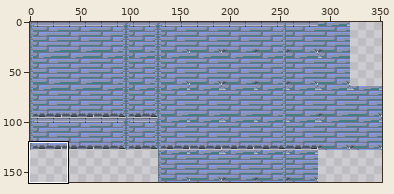
Sprite sheet: dungeon_wall_tiles.png. The first picture is a wide view before the edit; the outline marks the close-up.
Close-up. Earlier state:
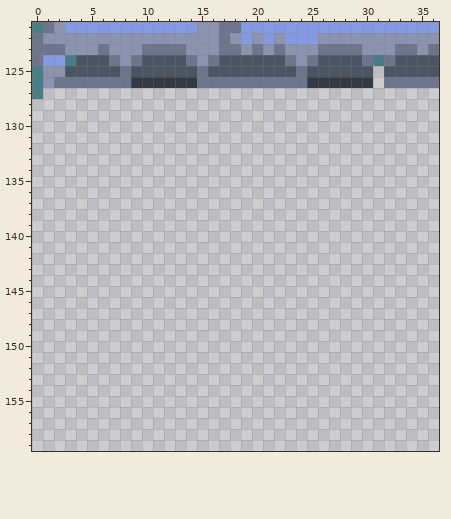
The file is 352x160 pixels. Shown: x 0..36, y 121..159.
After the commit:
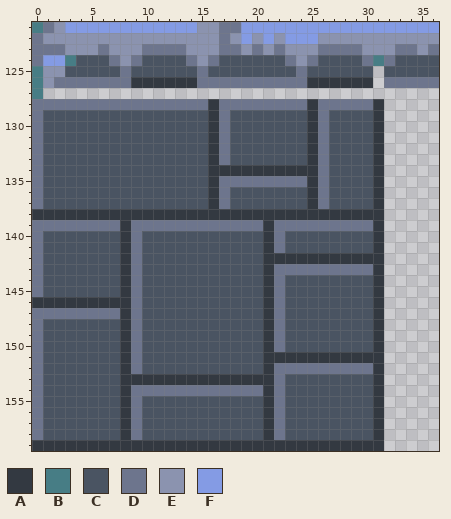
Palette (. is transparent): A #333941  B #477d85  C #4a5462  D #6d758d  E #8b93af  F #849be4
What changed:
@@ x 0..36 @@
 127 B....................................
-128 .....................................
-129 .....................................
-130 .....................................
-131 .....................................
-132 .....................................
-133 .....................................
-134 .....................................
-135 .....................................
-136 .....................................
-137 .....................................
-138 .....................................
-139 .....................................
-140 .....................................
-141 .....................................
-142 .....................................
-143 .....................................
-144 .....................................
-145 .....................................
-146 .....................................
-147 .....................................
-148 .....................................
-149 .....................................
-150 .....................................
-151 .....................................
-152 .....................................
-153 .....................................
-154 .....................................
-155 .....................................
-156 .....................................
-157 .....................................
-158 .....................................
-159 .....................................
+128 DDDDDDDDDDDDDDDDADDDDDDDDADDDDDA.....
+129 DCCCCCCCCCCCCCCCADCCCCCCCADCCCCA.....
+130 DCCCCCCCCCCCCCCCADCCCCCCCADCCCCA.....
+131 DCCCCCCCCCCCCCCCADCCCCCCCADCCCCA.....
+132 DCCCCCCCCCCCCCCCADCCCCCCCADCCCCA.....
+133 DCCCCCCCCCCCCCCCADCCCCCCCADCCCCA.....
+134 DCCCCCCCCCCCCCCCAAAAAAAAAADCCCCA.....
+135 DCCCCCCCCCCCCCCCADDDDDDDDADCCCCA.....
+136 DCCCCCCCCCCCCCCCADCCCCCCCADCCCCA.....
+137 DCCCCCCCCCCCCCCCADCCCCCCCADCCCCA.....
+138 AAAAAAAAAAAAAAAAAAAAAAAAAAAAAAAA.....
+139 DDDDDDDDADDDDDDDDDDDDADDDDDDDDDA.....
+140 DCCCCCCCADCCCCCCCCCCCADCCCCCCCCA.....
+141 DCCCCCCCADCCCCCCCCCCCADCCCCCCCCA.....
+142 DCCCCCCCADCCCCCCCCCCCAAAAAAAAAAA.....
+143 DCCCCCCCADCCCCCCCCCCCADDDDDDDDDA.....
+144 DCCCCCCCADCCCCCCCCCCCADCCCCCCCCA.....
+145 DCCCCCCCADCCCCCCCCCCCADCCCCCCCCA.....
+146 AAAAAAAAADCCCCCCCCCCCADCCCCCCCCA.....
+147 DDDDDDDDADCCCCCCCCCCCADCCCCCCCCA.....
+148 DCCCCCCCADCCCCCCCCCCCADCCCCCCCCA.....
+149 DCCCCCCCADCCCCCCCCCCCADCCCCCCCCA.....
+150 DCCCCCCCADCCCCCCCCCCCADCCCCCCCCA.....
+151 DCCCCCCCADCCCCCCCCCCCAAAAAAAAAAA.....
+152 DCCCCCCCADCCCCCCCCCCCADDDDDDDDDA.....
+153 DCCCCCCCAAAAAAAAAAAAAADCCCCCCCCA.....
+154 DCCCCCCCADDDDDDDDDDDDADCCCCCCCCA.....
+155 DCCCCCCCADCCCCCCCCCCCADCCCCCCCCA.....
+156 DCCCCCCCADCCCCCCCCCCCADCCCCCCCCA.....
+157 DCCCCCCCADCCCCCCCCCCCADCCCCCCCCA.....
+158 DCCCCCCCADCCCCCCCCCCCADCCCCCCCCA.....
+159 AAAAAAAAAAAAAAAAAAAAAAAAAAAAAAAA.....
